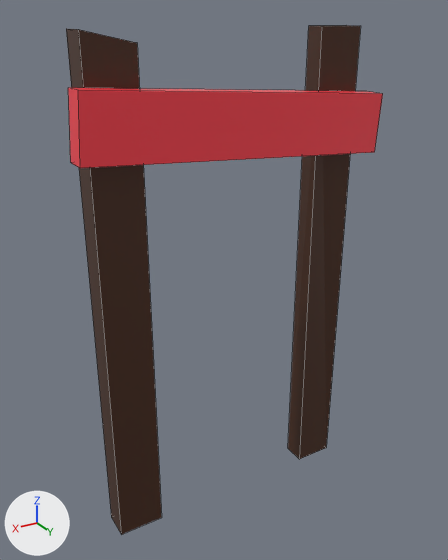
An edit to the Blender file assets/models/ObstaclesModel.blend, drawn before and after from the same camera.
One viewpoint serves both versions: a 50 mm lens placed at (1.051, 1.716, 1.77), pointed at (0.012, -0.016, 0.904). The axes (+X, +Y, +Z) are drawn at lower left. The lights are the same throughout. Mesh edges are drawn as thin lines. The same objects are shown in both versions, whatever each file hides.

Names of what the first picture shows: 'ObstacleSlideModel'.
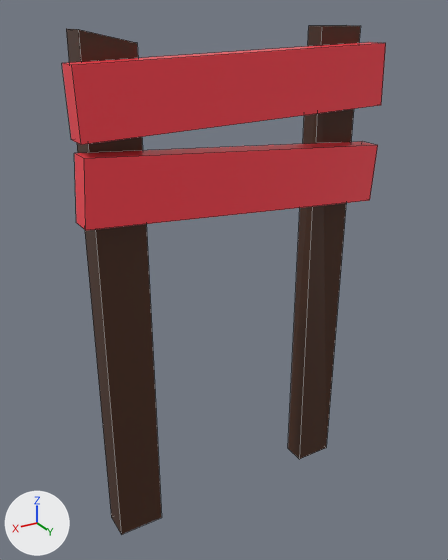
What changed in the scene script:
```text
Change me_cube_001:
    used by ob_obstacleslidemodel; location = (0.0, 0.0, 0.0)
    verts and faces of me_cube_001; kept vertices keep their numbers, new ones are numbered from 24
    before: 16 (-0.54, 0.1, 1.32) at pixel (374, 152), 17 (-0.55, 0.1, 1.52) at pixel (382, 93), 18 (-0.54, 0.02, 1.32), 19 (-0.55, 0.02, 1.52) at pixel (366, 91), 20 (0.53, 0.1, 1.39) at pixel (80, 168)
    before: 21 (0.52, 0.1, 1.59) at pixel (78, 90), 22 (0.53, 0.02, 1.39) at pixel (70, 162), 23 (0.52, 0.02, 1.59) at pixel (68, 87)
    remove me_cube_001.from_pydata(...)  # 24 vertices, 18 faces; spans x -0.55..0.53, y -0.07..0.1, z 0.0..1.73
    add me_cube_001.from_pydata(...)  # 32 vertices, 24 faces; spans x -0.55..0.53, y -0.07..0.1, z 0.0..1.73
    me_cube_001 part 1: the loose piece of 8 vertices spanning x -0.55..0.53, y 0.02..0.1, z 1.32..1.59 is copied, and the copy is turned 5.3 degrees about the y axis through its middle, then moved by (0.0, 0.0, 0.11); it spans x -0.55..0.53, y 0.02..0.1, z 1.45..1.68
    me_cube_001 part 2
    add for i in [*range(16, 24)]: verts[i] += (0.0, 0.0, -0.18)
```

Changed parts and their boxes [x1, y1, x2, y2] in the pictures (448 x 560 px; the box of a moved part takes in the faces that stretch with it):
'ObstacleSlideModel', reshaped: before [66, 25, 383, 535]; after [62, 25, 386, 535]
part 1 of me_cube_001, added (red): after [62, 42, 386, 145]
part 2 of me_cube_001, moved or reshaped: before [68, 88, 383, 168]; after [74, 141, 378, 230]
